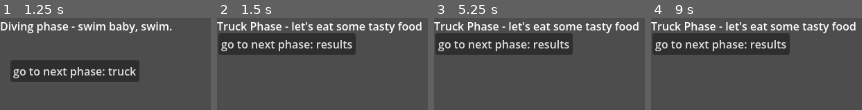
Above: before the commit, frames 1-4 (left to right).
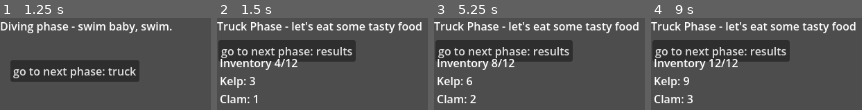
Above: after the commit, the same moments.

Repository: rae-ralston/mermaid-food-truck
Game: Godot game, scene res://scenes/main/main.tscn
Two runs of this game, one before a commit and one after it. Both use one fixed random seed, a clock stepped at 60 frames per second and the inputs below.
Inputs:
- Up to frame 1 (1.25 s): click "go to next phase: dive" at 0.5 s
- Up to frame 2 (1.5 s): click "go to next phase: truck" at 1.25 s
- Up to frame 3 (5.25 s): click "go to next phase: results" at 2 s; click "go to next phase: shop" at 2.75 s; click "go to next phase: planning" at 3.5 s; click "go to next phase: dive" at 4.25 s; click "go to next phase: truck" at 5 s
- Up to frame 4 (9 s): click "go to next phase: results" at 5.75 s; click "go to next phase: shop" at 6.5 s; click "go to next phase: planning" at 7.25 s; click "go to next phase: dive" at 8 s; click "go to next phase: truck" at 8.75 s

Frame 1 is identical in both runs. In frame 2, 17% of the frame differs, in the area x 0-66%, y 16-93%; in frame 3, 17%; in frame 4, 17%.

Commit message:
add basic inventory

Diff:
--- a/scenes/main/main.tscn
+++ b/scenes/main/main.tscn
@@ -1,6 +1,6 @@
 [gd_scene format=3 uid="uid://c75rg0ae8dnw1"]
 
-[ext_resource type="Script" uid="uid://bey5peoidf2u2" path="res://scenes/main/phase_manager.gd" id="1_hyk8p"]
+[ext_resource type="Script" uid="uid://bey5peoidf2u2" path="res://scripts/core/phase_manager.gd" id="1_hyk8p"]
 
 [node name="Main" type="Node" unique_id=637429763]
 
--- a/scenes/phases/PhaseTruck.tscn
+++ b/scenes/phases/PhaseTruck.tscn
@@ -15,6 +15,13 @@
 [node name="Button" type="Button" parent="." unique_id=2064542899]
 layout_mode = 0
 offset_left = 2.0
-offset_top = 22.0
+offset_top = 32.0
 offset_right = 10.0
-offset_bottom = 30.0
+offset_bottom = 40.0
+
+[node name="InventoryLabel" type="Label" parent="." unique_id=844575355]
+layout_mode = 0
+offset_left = 4.0
+offset_top = 53.0
+offset_right = 44.0
+offset_bottom = 76.0
--- a/scripts/core/base_phase.gd
+++ b/scripts/core/base_phase.gd
@@ -3,6 +3,7 @@
 
 class_name BasePhase
 
+@warning_ignore("unused_signal")
 signal phase_finished(next_phase: int, payload: Dictionary)
 
 func enter(_payload: Dictionary) -> void:
--- a/scripts/core/game_state.gd
+++ b/scripts/core/game_state.gd
@@ -4,13 +4,13 @@
 var money: int = 0
 var reputation: int = 0
 
-var inventory := {}
+var inventory: Inventory = Inventory.new()
 
 func reset_for_new_run() -> void:
 	day = 1
 	money = 0
 	reputation = 0
-	inventory.clear()
+	inventory = Inventory.new()
 
 func start_new_day() -> void:
 	pass
--- /dev/null
+++ b/scripts/core/ids.gd
@@ -0,0 +1,16 @@
+extends Node
+#extends Node
+#class_name Ids
+#
+## Ingredient IDs (StringName is efficient + safer than raw strings)
+#const ING_KELP: StringName = &"kelp"
+#const ING_CLAM: StringName = &"clam"
+#const ING_CORAL_SPICE: StringName = &"coral_spice"
+#const ING_GLOW_ALGAE: StringName = &"glow_algae"
+class_name Ids
+
+#ingredient IDs
+const ING_KELP: StringName = &"kelp"
+const ING_CLAM: StringName = &"clam"
+const ING_CORAL_SPICE: StringName = &"coral_spice"
+const ING_GLOW_ALGAE: StringName = &"glow_algae"
--- /dev/null
+++ b/scripts/core/inventory.gd
@@ -0,0 +1,81 @@
+extends Resource
+class_name Inventory
+
+signal inventory_changed
+
+@export var capacity: int = 12
+var _items: Dictionary = {}
+
+func to_dict() -> Dictionary:
+	var out := {}
+	for key in _items.keys():
+		out[str(key)] = _items[key]
+
+	return {
+		"capacity": capacity,
+		"items": out
+	}
+
+func from_dict(data: Dictionary) -> void:
+	capacity = data.get("capacity", capacity)
+	_items.clear()
+	var items: Dictionary = data.get("items", {})
+
+	for key in items.keys():
+		_items[StringName(key)] = int(items[key])
+
+	emit_signal("inventory_changed")
+
+func total_count() -> int:
+	var total := 0
+
+	for value in _items.values():
+		total += int(value)
+
+	return total
+
+func has_space(amount: int = 1) -> bool:
+	return total_count() + amount <= capacity
+
+func get_count(id: StringName)-> int:
+	return int(_items.get(id, 0))
+
+func add(id: StringName, amount: int = 1) -> bool:
+	if amount <= 0:
+		return true
+
+	#if not has_space(amount):
+		#return false
+
+	_items[id] = get_count(id) + amount
+	emit_signal("inventory_changed")
+	return true
+
+func remove(id: StringName, amount: int = 1) -> bool:
+	if amount <= 0:
+		return true
+
+	var current := get_count(id)
+	if current < amount:
+		return false
+
+	var next := current - amount
+	if next <= 0:
+		_items.erase(id)
+	else:
+		_items[id] = next
+
+	emit_signal("inventory_changed")
+	return true
+
+func add_many(items: Dictionary) -> void:
+	var hasChanged := false
+	for k in items.keys():
+		var id : StringName= k if (k is StringName) else StringName(str(k))
+		var amt := int(items[k])
+		if amt <= 0:
+			continue
+		_items[id] = get_count(id) + amt
+		hasChanged = true
+	if hasChanged:
+		emit_signal("inventory_changed")
--- a/scripts/core/phase_dive.gd
+++ b/scripts/core/phase_dive.gd
@@ -9,4 +9,13 @@
 	GameState.start_new_day()
 
 func _on_next() -> void:
-	emit_signal("phase_finished", PhaseIds.PhaseId.TRUCK, {})
+	var gathered := {
+		Ids.ING_KELP: 3,
+		Ids.ING_CLAM: 1
+	}
+
+	emit_signal(
+		"phase_finished",
+		PhaseIds.PhaseId.TRUCK,
+		{ "gathered": gathered }
+	)
--- a/scenes/main/phase_manager.gd
+++ b/scripts/core/phase_manager.gd
@@ -6,12 +6,12 @@
 
 var _current_phase: BasePhase = null
 
-var _phase_scenes := {
-	PhaseIds.PhaseId.PLANNING: preload("res://scenes/phases/PhasePlanning.tscn"),
-	PhaseIds.PhaseId.DIVE: preload("res://scenes/phases/PhaseDive.tscn"),
-	PhaseIds.PhaseId.TRUCK: preload("res://scenes/phases/PhaseTruck.tscn"),
-	PhaseIds.PhaseId.RESULTS: preload("res://scenes/phases/PhaseResults.tscn"),
-	PhaseIds.PhaseId.SHOP: preload("res://scenes/phases/PhaseShop.tscn"),
+var _phase_paths := {
+	PhaseIds.PhaseId.PLANNING: "res://scenes/phases/PhasePlanning.tscn",
+	PhaseIds.PhaseId.DIVE: "res://scenes/phases/PhaseDive.tscn",
+	PhaseIds.PhaseId.TRUCK: "res://scenes/phases/PhaseTruck.tscn",
+	PhaseIds.PhaseId.RESULTS: "res://scenes/phases/PhaseResults.tscn",
+	PhaseIds.PhaseId.SHOP: "res://scenes/phases/PhaseShop.tscn",
 }
 
 func _ready() -> void:
@@ -24,8 +24,8 @@
 		_current_phase.queue_free()
 		_current_phase = null
 
-	#instance new phase
-	var scene: PackedScene = _phase_scenes[phase_id]
+	# instance new phase (load at runtime to avoid cyclic resource inclusion)
+	var scene: PackedScene = load(_phase_paths[phase_id]) as PackedScene
 	var phase_instance := scene.instantiate()
 	current_phase_root.add_child(phase_instance)
 
@@ -40,4 +40,6 @@
 	_current_phase.enter(payload)
 
 func _on_phase_finished(next_phase: int, payload: Dictionary) -> void:
+	if payload.has("gathered"):
+		GameState.inventory.add_many(payload["gathered"])
 	switch_to(next_phase, payload)
--- a/scripts/core/phase_truck.gd
+++ b/scripts/core/phase_truck.gd
@@ -5,8 +5,15 @@
 	$Button.text = "go to next phase: results"
 	$Button.pressed.connect(_on_next)
 
-func enter(_payload: Dictionary) -> void:
-	pass
+	GameState.inventory.inventory_changed.connect(_refresh_inventory)
+	_refresh_inventory()
+
+func _refresh_inventory() -> void:
+	var lines: Array[String] = []
+	lines.append("Inventory %d/%d" % [GameState.inventory.total_count(), GameState.inventory.capacity])
+	lines.append("Kelp: %d" % GameState.inventory.get_count(Ids.ING_KELP))
+	lines.append("Clam: %d" % GameState.inventory.get_count(Ids.ING_CLAM))
+	$InventoryLabel.text = "\n".join(lines)
 
 func _on_next() -> void:
 	emit_signal("phase_finished", PhaseIds.PhaseId.RESULTS, {})
Not shown, added: scripts/core/ids.gd.uid
Not shown, added: scripts/core/inventory.gd.uid
Renamed: scenes/main/phase_manager.gd.uid -> scripts/core/phase_manager.gd.uid
